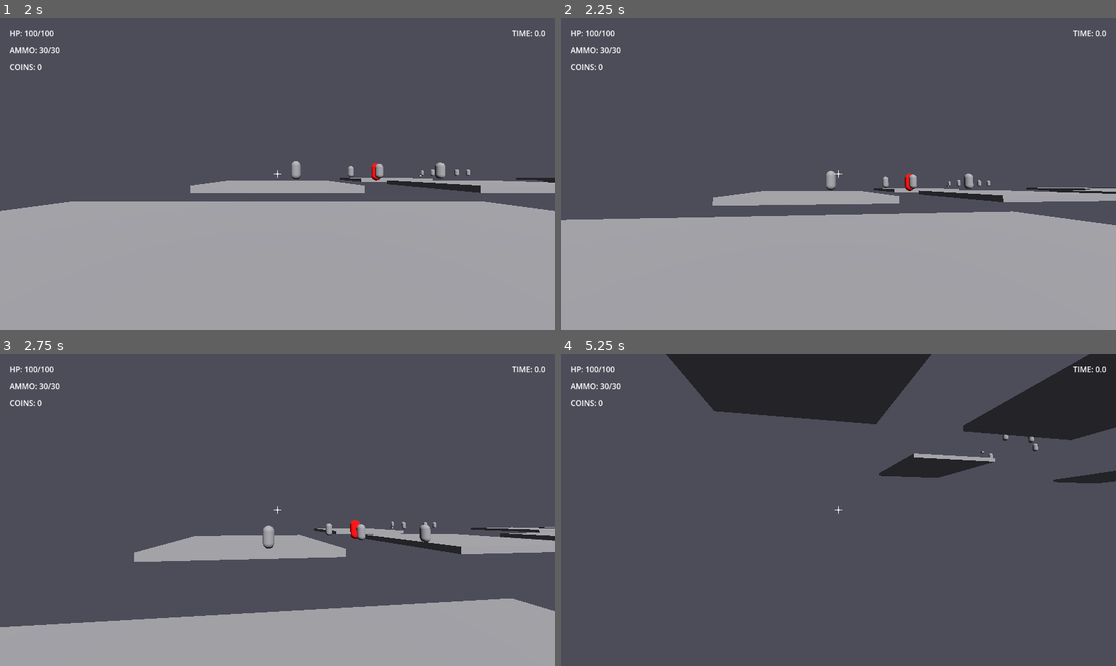
Above: before the commit, frames 1-4 (two rows, left to right).
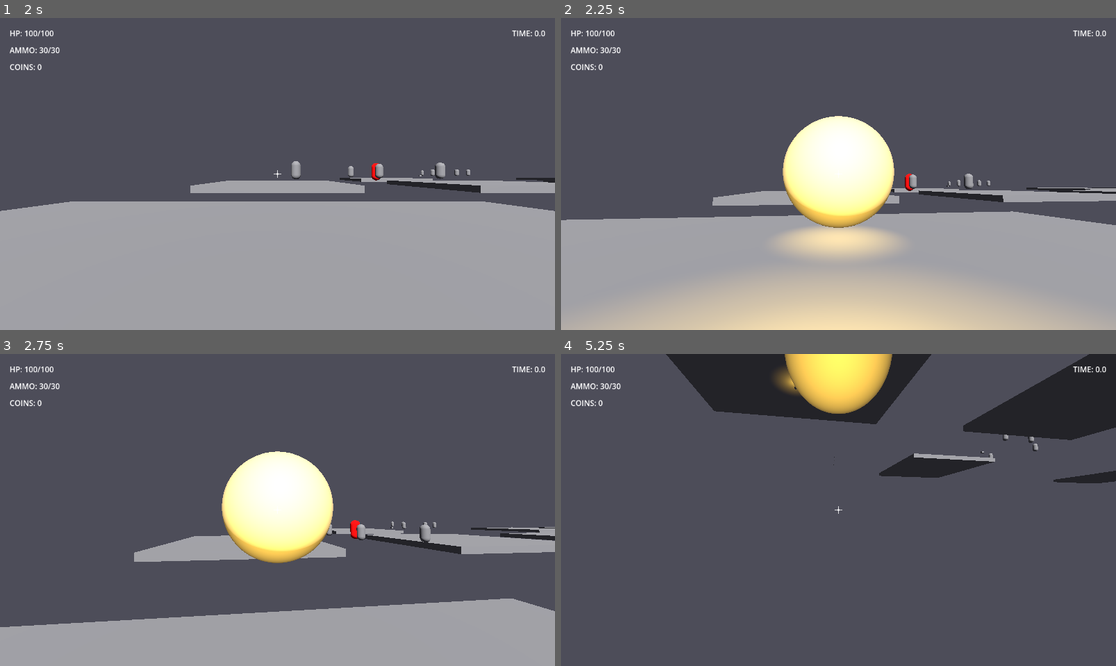
Above: after the commit, the same moments.

Repository: mandlj92/dungeonrunner
Game: Godot game, scene res://scenes/main.tscn
Same seed, same stepped clock (60 frames per second), same inputs: the game is played once before the commit and once after it.
Inputs (mouse positions are in pixels of both pictures, inside the frame that each line leads up to):
- Up to frame 1 (2 s): click "New Game" at 0.5 s; click "Start Run" at 1.25 s
- Up to frame 2 (2.25 s): tap Enter at 2 s; move the mouse to (866, 174) at 2.02 s; press the mouse at (866, 174) at 2.03 s; hold W (move_forward) from 2.03 s (still down)
- Up to frame 3 (2.75 s): keep holding W (move_forward); tap Space (jump) at 2.27, 2.57 s; tap E (melee) at 2.3 s
- Up to frame 4 (5.25 s): keep holding W (move_forward); move the mouse to (810, 510) at 2.77 s; release the mouse at (810, 510) at 2.78 s; tap E (melee) at 2.85 s; tap Space (jump) at 3.02, 3.32, 3.8, 4.35, 4.52, 4.82 s; tap Shift (sprint) at 3.05 s; move the mouse to (849, 503) at 3.52 s; hold Shift (sprint) 3.53-4.28 s; move the mouse to (832, 516) at 4.27 s; click (832, 516) at 4.55 s; move the mouse to (877, 513) at 5.02 s; press the mouse at (877, 513) at 5.03 s

Frame 1 is identical in both runs. In frame 2, 18% of the frame differs, in the area x 2-98%, y 31-100%; in frame 3, 5.6%; in frame 4, 3.0%.

Commit message:
modified:   .godot/editor/Player.tscn-editstate-a4e9bb150591131ae307f440fab940ce.cfg 	modified:   .godot/editor/Player.tscn-folding-a4e9bb150591131ae307f440fab940ce.cfg 	modified:   .godot/editor/Room.tscn-editstate-51368421b5d53a73f3ecaf433e52895e.cfg 	modified:   .godot/editor/create_recent.Node 	modified:   .godot/editor/editor_layout.cfg 	new file:   .godot/editor/exit_portal.tscn-editstate-257af4ff3026e656fe855ef014bca99b.cfg 	new file:   .godot/editor/exit_portal.tscn-folding-257af4ff3026e656fe855ef014bca99b.cfg 	modified:   .godot/editor/filesystem_update4 	modified:   .godot/editor/main.tscn-editstate-3ad5c15c4f3250da0cc7c1af1770d85f.cfg 	modified:   .godot/editor/project_metadata.cfg 	new file:   .godot/editor/projectile.tscn-editstate-a882d3c243bffac1c7822c1c45b18505.cfg 	new file:   .godot/editor/projectile.tscn-folding-a882d3c243bffac1c7822c1c45b18505.cfg 	modified:   .godot/editor/recent_dirs 	modified:   .godot/editor/run.tscn-editstate-68f5887ca5e38652cc6e8a807e9d37fd.cfg 	modified:   .godot/editor/script_editor_cache.cfg 	modified:   .godot/global_script_class_cache.cfg 	new file:   NEXT_STEPS.md 	new file:   REFACTORING_SUMMARY.md 	modified:   scenes/player/Player.tscn 	modified:   scenes/world/exit_portal.tscn 	modified:   scripts/enemies/enemy.gd 	modified:   scripts/events.gd 	modified:   scripts/game_state.gd 	modified:   scripts/player/player.gd 	modified:   scripts/projectile.gd 	modified:   scripts/ui/shop.gd 	new file:   scripts/upgrades/dash_attack.gd 	modified:   scripts/upgrades/explosive_reload.gd 	modified:   scripts/upgrades/upgrade_effect.gd 	new file:   scripts/upgrades/vampire_bullets.gd 	modified:   scripts/world/run_controller.gd

Diff:
--- a/scenes/player/Player.tscn
+++ b/scenes/player/Player.tscn
@@ -1,34 +1,17 @@
-[gd_scene load_steps=5 format=3 uid="uid://dji0q3jquip4f"]
+[gd_scene load_steps=8 format=3 uid="uid://dji0q3jquip4f"]
 
 [ext_resource type="Script" path="res://scripts/player/player.gd" id="1_player"]
+[ext_resource type="Script" path="res://scripts/components/health_component.gd" id="2_ed480"]
 [ext_resource type="PackedScene" uid="uid://cy7k8kam5n3pq" path="res://scenes/projectile.tscn" id="2_fx3ph"]
+[ext_resource type="Script" path="res://scripts/components/weapon_controller.gd" id="3_tbnjq"]
+[ext_resource type="Script" path="res://scripts/components/melee_controller.gd" id="5_t8400"]
+[ext_resource type="Script" path="res://scripts/upgrades/upgrade_manager.gd" id="6_31gii"]
 
 [sub_resource type="CapsuleShape3D" id="CapsuleShape3D_xk1af"]
-
-[sub_resource type="BoxShape3D" id="BoxShape3D_wobrk"]
-size = Vector3(2, 2, 2)
 
 [node name="Player" type="CharacterBody3D"]
 collision_mask = 3
 script = ExtResource("1_player")
-base_speed = null
-sprint_mult = null
-mouse_sens = null
-jump_velocity = null
-gravity = null
-base_max_health = null
-base_ammo_max = null
-fall_death_threshold = null
-fall_death_time = null
-gun_damage = null
-melee_damage = null
-fire_cooldown = null
-melee_cooldown = null
-projectile_scene = ExtResource("2_fx3ph")
-hurt_invuln_time = null
-hurt_knockback = null
-hurt_flash_time = null
-debug_melee = null
 
 [node name="CollisionShape3D" type="CollisionShape3D" parent="."]
 transform = Transform3D(1, 0, 0, 0, 1, 0, 0, 0, 1, 0, 1, 0)
@@ -44,12 +27,19 @@
 target_position = Vector3(0, 0, -100)
 collision_mask = 2
 
-[node name="MeleeArea" type="Area3D" parent="."]
-collision_layer = 0
-collision_mask = 2
+[node name="AudioStreamPlayer3D" type="AudioStreamPlayer3D" parent="."]
 
-[node name="CollisionShape3D" type="CollisionShape3D" parent="MeleeArea"]
-transform = Transform3D(1, 0, 0, 0, 1, 0, 0, 0, 1, 0, 1, -1.5)
-shape = SubResource("BoxShape3D_wobrk")
+[node name="HealthComponent" type="Node" parent="."]
+script = ExtResource("2_ed480")
+invulnerability_time = 0.6
+knockback_strength = 7.0
 
-[node name="AudioStreamPlayer3D" type="AudioStreamPlayer3D" parent="."]
+[node name="WeaponController" type="Node" parent="."]
+script = ExtResource("3_tbnjq")
+projectile_scene = ExtResource("2_fx3ph")
+
+[node name="MeleeController" type="Node" parent="."]
+script = ExtResource("5_t8400")
+
+[node name="UpgradeManager" type="Node" parent="."]
+script = ExtResource("6_31gii")
--- a/scenes/world/exit_portal.tscn
+++ b/scenes/world/exit_portal.tscn
@@ -1,15 +1,13 @@
-[gd_scene load_steps=4 format=3 uid="uid://bx7k8m9n0p1qr"]
+[gd_scene load_steps=4 format=3 uid="uid://bx7k8nan0p1qr"]
 
 [ext_resource type="Script" path="res://scripts/world/exit_portal.gd" id="1_portal"]
 
 [sub_resource type="CylinderMesh" id="CylinderMesh_1"]
 top_radius = 1.0
 bottom_radius = 1.0
-height = 2.0
 
 [sub_resource type="CylinderShape3D" id="CylinderShape3D_1"]
 radius = 1.0
-height = 2.0
 
 [node name="ExitPortal" type="Area3D"]
 script = ExtResource("1_portal")
--- a/scripts/enemies/enemy.gd
+++ b/scripts/enemies/enemy.gd
@@ -34,7 +34,6 @@
 @export var hit_sfx: AudioStream
 @export var death_sfx: AudioStream
 
-var _using_fallback := false
 var _state: State = State.SLEEPING
 var _raycast: RayCast3D = null
 var _token_request_timer := 0.0
@@ -144,7 +143,7 @@
 	velocity = safe_velocity
 	move_and_slide()
 
-func _process_chasing(delta: float) -> void:
+func _process_chasing(_delta: float) -> void:
 	var dist = global_transform.origin.distance_to(player.global_transform.origin)
 
 	# Check aggro range
--- a/scripts/events.gd
+++ b/scripts/events.gd
@@ -4,13 +4,23 @@
 # Register this as an Autoload named "Events" in Project Settings
 
 # Projectile spawning
+@warning_ignore("unused_signal")
 signal spawn_projectile(scene: PackedScene, spawn_transform: Transform3D, damage: int, shooter: Node)
 
 # Player health events
+@warning_ignore("unused_signal")
 signal player_health_changed(current: int, max: int)
+@warning_ignore("unused_signal")
 signal player_damaged
+@warning_ignore("unused_signal")
 signal player_died
 
 # UI request signals
+@warning_ignore("unused_signal")
 signal player_damage_flash_requested(intensity: float, duration: float)
+@warning_ignore("unused_signal")
 signal player_rage_mode_changed(active: bool, opacity: float)
+
+# Combat events
+@warning_ignore("unused_signal")
+signal enemy_shot(enemy: Node)
--- a/scripts/game_state.gd
+++ b/scripts/game_state.gd
@@ -101,6 +101,10 @@
 		return true
 
 func load_game(path: String = SAVE_PATH) -> bool:
+	# Check if save file exists first to avoid error spam
+	if not FileAccess.file_exists(path):
+		return false
+
 	var cfg = ConfigFile.new()
 	# Try to load encrypted save first
 	var err = cfg.load_encrypted_pass(path, SAVE_ENCRYPTION_KEY)
@@ -205,6 +209,10 @@
 			return preload("res://scripts/upgrades/explosive_reload.gd")
 		UpgradeType.FIRE_TRAIL:
 			return preload("res://scripts/upgrades/fire_trail.gd")
+		UpgradeType.VAMPIRE_BULLETS:
+			return preload("res://scripts/upgrades/vampire_bullets.gd")
+		UpgradeType.DASH_ATTACK:
+			return preload("res://scripts/upgrades/dash_attack.gd")
 		_:
 			return null
 
--- a/scripts/player/player.gd
+++ b/scripts/player/player.gd
@@ -177,11 +177,11 @@
 	if weapon_controller and weapon_controller.projectile_scene:
 		Events.spawn_projectile.emit(weapon_controller.projectile_scene, spawn_transform, damage_amount, self)
 
-func _on_ammo_changed(current: int, maximum: int) -> void:
+func _on_ammo_changed(_current: int, _maximum: int) -> void:
 	# Can be connected by HUD via Events or directly
 	pass
 
-func _on_melee_hit_landed(target: Node, damage_dealt: int) -> void:
+func _on_melee_hit_landed(_target: Node, damage_dealt: int) -> void:
 	on_attack_landed(damage_dealt)
 
 	# Add hit-stop for impact feel
@@ -198,7 +198,7 @@
 		heal_amount = 1
 	heal(heal_amount)
 
-func _on_damaged(amount: int, hit_dir: Vector3) -> void:
+func _on_damaged(_amount: int, hit_dir: Vector3) -> void:
 	if hit_dir != Vector3.ZERO:
 		var dir := hit_dir.normalized()
 		velocity += dir * hurt_knockback
--- a/scripts/projectile.gd
+++ b/scripts/projectile.gd
@@ -8,9 +8,17 @@
 var direction := Vector3.ZERO
 var _time_alive := 0.0
 var shooter: Node3D
+var can_pierce := false
+var pierce_count := 0
+var max_pierce := 2
+var _pierced_enemies := []  # Track enemies we've already hit
 
 func _ready() -> void:
 	body_entered.connect(_on_body_entered)
+
+func set_pierce_count(count: int) -> void:
+	can_pierce = true
+	max_pierce = count
 
 func _physics_process(delta: float) -> void:
 	global_position += direction * speed * delta
@@ -23,6 +31,11 @@
 	# Ignore the shooter
 	if body == shooter:
 		return
+
+	# Ignore enemies we've already pierced
+	if can_pierce and body in _pierced_enemies:
+		return
+
 	if debug_projectile:
 		if body:
 			print("[Projectile] hit:", body.name, "class:", body.get_class(), "layer:", body.collision_layer, "mask:", body.collision_mask)
@@ -34,15 +47,32 @@
 
 	# Deal damage with hit stop
 	var dealt := damage
+	var is_enemy := false
 	if body and body.has_method("take_damage"):
+		is_enemy = true
 		await GameState.hit_stop(0.05, 0.1)
 		var res = body.take_damage(damage, direction)
 		if typeof(res) == TYPE_INT:
 			dealt = res
+
+		# Emit enemy_shot signal for upgrades like Vampire Bullets
+		Events.enemy_shot.emit(body)
+
 	if shooter and shooter.has_method("on_attack_landed"):
 		shooter.on_attack_landed(dealt)
 
-	queue_free()
+	# Handle piercing
+	if can_pierce and is_enemy:
+		_pierced_enemies.append(body)
+		pierce_count += 1
+
+		# Only destroy if we've hit max pierce count or hit a wall
+		if pierce_count >= max_pierce:
+			queue_free()
+		# Continue flying if we can still pierce
+	else:
+		# No pierce, destroy on hit
+		queue_free()
 
 func _spawn_hit_particles(pos: Vector3) -> void:
 	var particles = CPUParticles3D.new()
--- a/scripts/ui/shop.gd
+++ b/scripts/ui/shop.gd
@@ -53,6 +53,16 @@
 	var cost = _get_cost(upgrade_type)
 	if GameState.spend_coins(cost):
 		GameState.upgrades[upgrade_type] += 1
+
+		# Apply behavioral upgrades if applicable
+		if GameState.is_behavioral_upgrade(upgrade_type):
+			var player = get_tree().get_first_node_in_group("player")
+			if player and player.has_node("UpgradeManager"):
+				var upgrade_manager = player.get_node("UpgradeManager")
+				var upgrade_script = GameState.get_upgrade_script(upgrade_type)
+				if upgrade_script:
+					upgrade_manager.add_upgrade(upgrade_script)
+
 		# persist upgrade immediately
 		if GameState.has_method("save_game"):
 			GameState.save_game()
--- /dev/null
+++ b/scripts/upgrades/dash_attack.gd
@@ -0,0 +1,80 @@
+extends UpgradeEffect
+class_name DashAttack
+
+## Sprinting/dashing into enemies deals damage
+
+@export var dash_damage := 10
+@export var dash_knockback := 5.0
+@export var damage_cooldown := 0.5
+
+var _damage_timer := 0.0
+var _damaged_enemies := {}  # Track enemies to prevent multi-hit
+
+func _on_applied() -> void:
+	upgrade_name = "Dash Attack"
+	description = "Sprinting into enemies damages them"
+	trigger_type = TriggerType.PASSIVE
+
+	# Create a collision area for dash damage
+	if owner_entity:
+		_setup_dash_area()
+
+func _process(delta: float) -> void:
+	if not is_active or not owner_entity:
+		return
+
+	# Decrease cooldown timers
+	_damage_timer = max(0.0, _damage_timer - delta)
+
+	# Clear old enemy timers
+	for enemy in _damaged_enemies.keys():
+		_damaged_enemies[enemy] -= delta
+		if _damaged_enemies[enemy] <= 0.0:
+			_damaged_enemies.erase(enemy)
+
+func _setup_dash_area() -> void:
+	# Create an Area3D that detects enemies while sprinting
+	var dash_area = Area3D.new()
+	dash_area.name = "DashArea"
+	owner_entity.add_child(dash_area)
+	dash_area.collision_layer = 0
+	dash_area.collision_mask = 2  # Enemy layer
+
+	# Add collision shape
+	var collision = CollisionShape3D.new()
+	var shape = SphereShape3D.new()
+	shape.radius = 1.2
+	collision.shape = shape
+	dash_area.add_child(collision)
+
+	# Connect signals
+	dash_area.body_entered.connect(_on_dash_body_entered)
+
+func _on_dash_body_entered(body: Node3D) -> void:
+	if not is_active or not owner_entity:
+		return
+
+	# Check if player is sprinting
+	var is_sprinting := Input.is_action_pressed("sprint")
+
+	if is_sprinting and body and body.has_method("take_damage"):
+		# Check if we can damage this enemy (cooldown)
+		if _damaged_enemies.has(body) and _damaged_enemies[body] > 0:
+			return
+
+		# Calculate knockback direction
+		var knockback_dir = Vector3.ZERO
+		if owner_entity.has_method("get_velocity"):
+			knockback_dir = owner_entity.velocity.normalized()
+		else:
+			knockback_dir = (body.global_position - owner_entity.global_position).normalized()
+
+		# Deal damage
+		body.take_damage(dash_damage, knockback_dir * dash_knockback)
+
+		# Add to cooldown
+		_damaged_enemies[body] = damage_cooldown
+
+func _on_removed() -> void:
+	if owner_entity and owner_entity.has_node("DashArea"):
+		owner_entity.get_node("DashArea").queue_free()
--- a/scripts/upgrades/explosive_reload.gd
+++ b/scripts/upgrades/explosive_reload.gd
@@ -11,7 +11,7 @@
 	description = "Reloading knocks back nearby enemies"
 	trigger_type = TriggerType.ON_RELOAD
 
-func _on_triggered(context: Dictionary) -> void:
+func _on_triggered(_context: Dictionary) -> void:
 	if not owner_entity:
 		return
 
--- a/scripts/upgrades/upgrade_effect.gd
+++ b/scripts/upgrades/upgrade_effect.gd
@@ -41,7 +41,7 @@
 	_on_triggered(context)
 
 ## Override this in derived classes
-func _on_triggered(context: Dictionary) -> void:
+func _on_triggered(_context: Dictionary) -> void:
 	pass
 
 ## Called when the upgrade is removed
--- /dev/null
+++ b/scripts/upgrades/vampire_bullets.gd
@@ -0,0 +1,34 @@
+extends UpgradeEffect
+class_name VampireBullets
+
+## Gun shots heal the player on hit
+
+@export var heal_per_hit := 2
+
+func _on_applied() -> void:
+	upgrade_name = "Vampire Bullets"
+	description = "Shooting enemies heals you"
+	trigger_type = TriggerType.ON_SHOOT
+
+	# Connect to Events if available
+	if Events.has_signal("enemy_shot"):
+		Events.enemy_shot.connect(_on_enemy_shot)
+
+func _on_triggered(_context: Dictionary) -> void:
+	# Called when weapon fires
+	# The actual healing happens in _on_enemy_shot when projectile hits
+	pass
+
+func _on_enemy_shot(_enemy: Node) -> void:
+	if not is_active or not owner_entity:
+		return
+
+	# Heal the player
+	if owner_entity.has_node("HealthComponent"):
+		var health_component = owner_entity.get_node("HealthComponent")
+		if health_component.has_method("heal"):
+			health_component.heal(heal_per_hit)
+
+func _on_removed() -> void:
+	if Events.has_signal("enemy_shot"):
+		Events.enemy_shot.disconnect(_on_enemy_shot)
--- a/scripts/world/run_controller.gd
+++ b/scripts/world/run_controller.gd
@@ -180,3 +180,10 @@
 	projectile.direction = -spawn_transform.basis.z
 	projectile.damage = damage
 	projectile.shooter = shooter
+
+	# Trigger ON_SHOOT upgrades if shooter has UpgradeManager
+	if shooter and shooter.has_node("UpgradeManager"):
+		var upgrade_manager = shooter.get_node("UpgradeManager")
+		if upgrade_manager.has_method("trigger_upgrades"):
+			var context = {"projectile": projectile}
+			upgrade_manager.trigger_upgrades(UpgradeEffect.TriggerType.ON_SHOOT, context)
Not shown, added: NEXT_STEPS.md
Not shown, added: REFACTORING_SUMMARY.md
